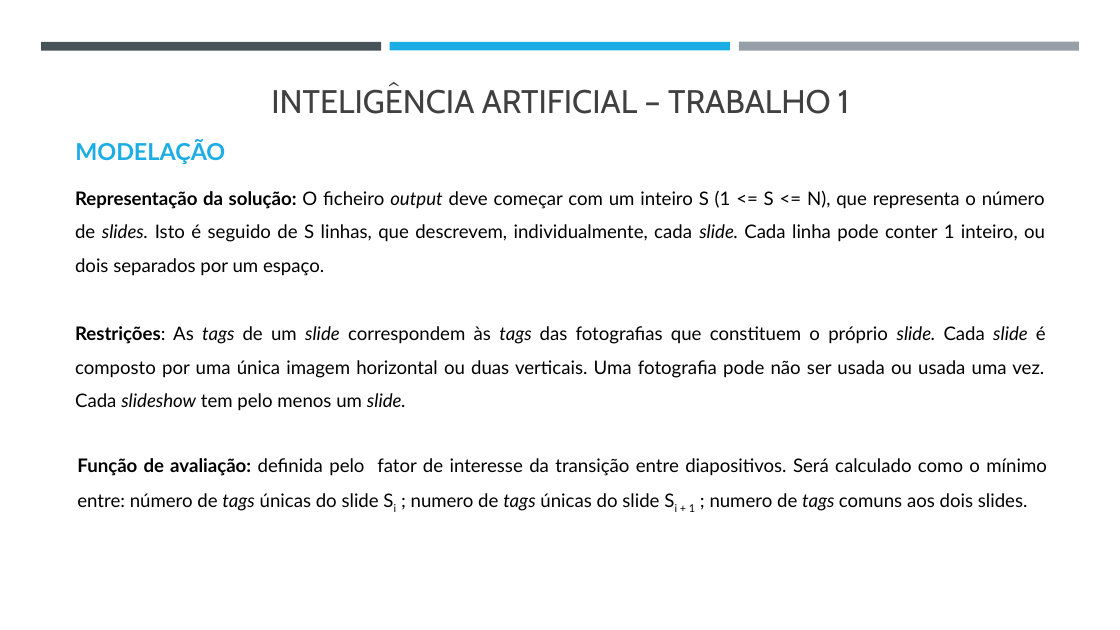
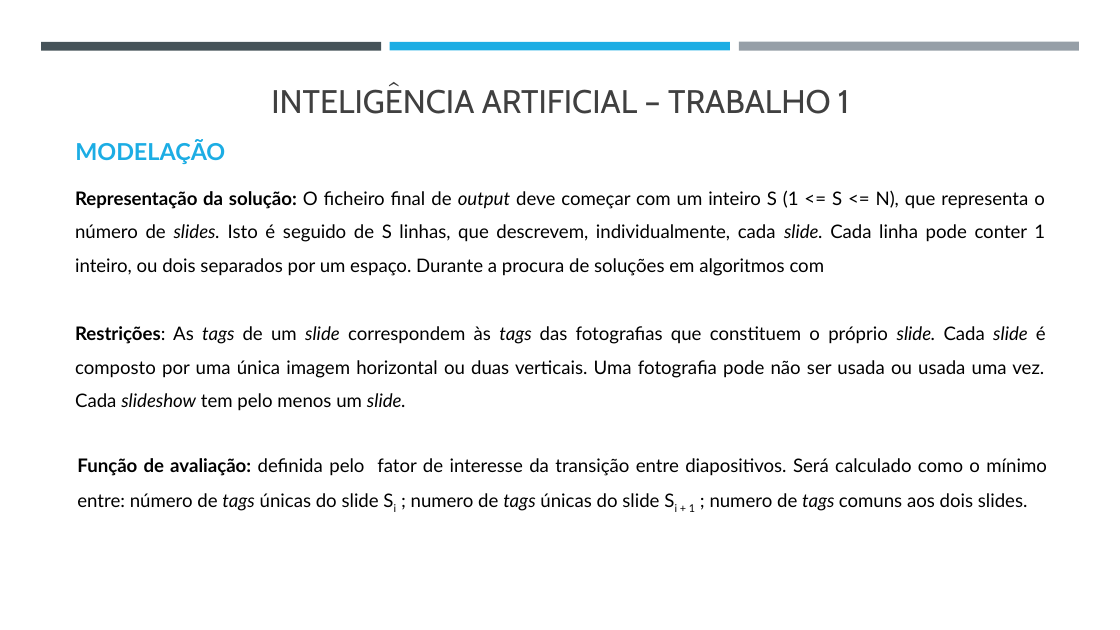
Before and after one commit to j-vm/FEUP_IART_2020, a slide deck: slide 3 of assets/Checkpoint1.pptx. Drawn at 1120x630 pixels with LibreOffice and Linux fonts; fonts in the diff are those of the drawing. Boxes give left, top, right and bottom in pixels: in the first picture for what was removed or moved away, otherwise in the second. Text is boxed around its words. In the diff, an @@ line names an element or a change of style, - is before the commit and + after.

```diff
--- a/assets/Checkpoint1.pptx
+++ b/assets/Checkpoint1.pptx
@@ text at (75, 190, 1045, 276): text changed @@
-Representação da solução: O ficheiro output deve começar com um inteiro S (1 <= S <= N), que representa o número de slides. Isto é seguido de S linhas, que descrevem, individualmente, cada slide. Cada linha pode conter 1 inteiro, ou dois separados por um espaço.
+Representação da solução: O ficheiro final de output deve começar com um inteiro S (1 <= S <= N), que representa o número de slides. Isto é seguido de S linhas, que descrevem, individualmente, cada slide. Cada linha pode conter 1 inteiro, ou dois separados por um espaço. Durante a procura de soluções em algoritmos com
```
Also in this commit, not shown: 3 other files.
